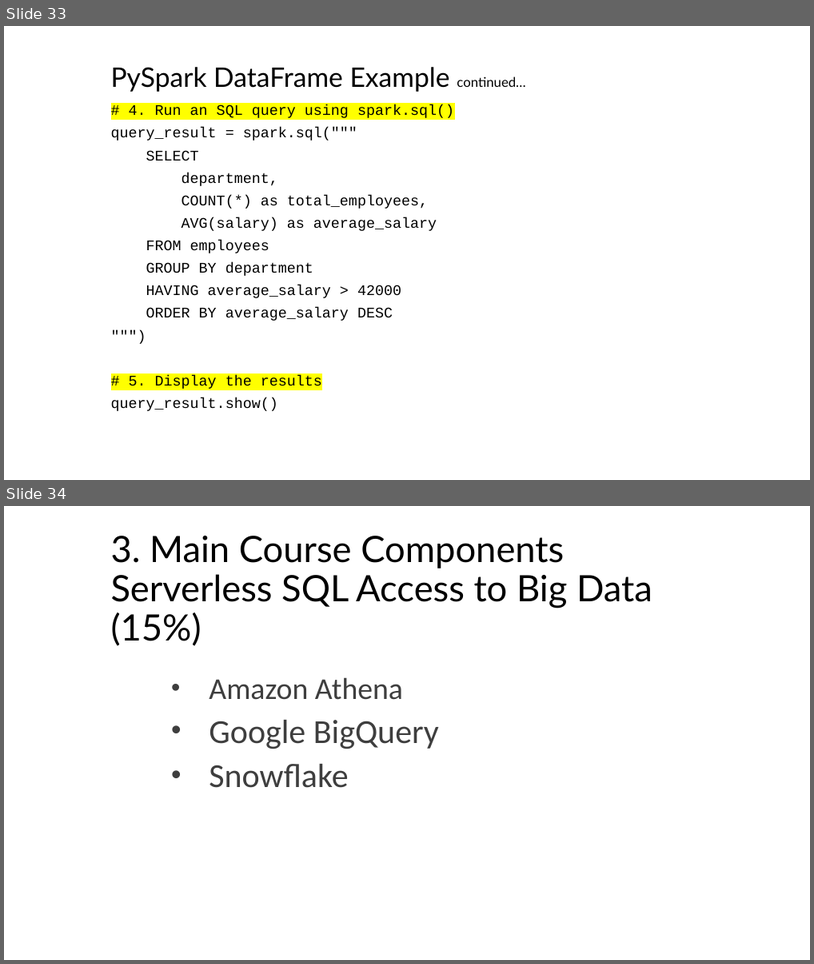
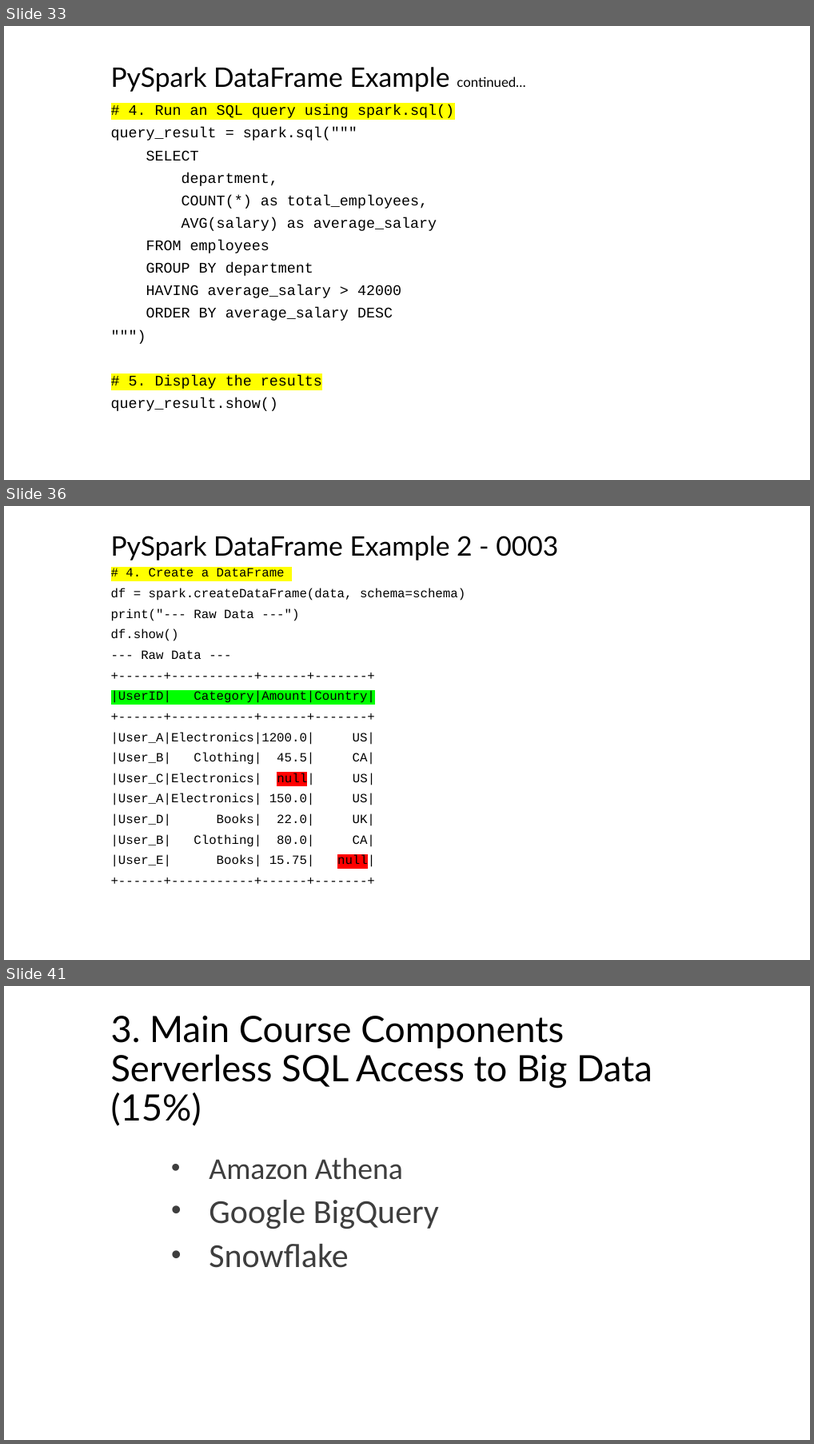
Before and after one commit to mahmoudparsian/big-data-modeling, a slide deck: course_information/COURSE_OUTLINE_10_WEEKS.pptx. Shown one above the other, each under a label of ours: slides 33 and 34 before the commit, slides 33, 36 and 41 after it; the slides between them are not shown. The pictures are 814x964 and 814x1444 pixels, drawn with LibreOffice and Linux fonts; fonts in the diff are those of the drawing; background and template pictures are left out. Boxes give left, top, right and bottom in pixels: in the first picture for what was removed or moved away, otherwise in the second. Text is boxed around its words. In the diff, an @@ line names an element or a change of style, - is before the commit and + after.

```diff
--- a/course_information/COURSE_OUTLINE_10_WEEKS.pptx
+++ b/course_information/COURSE_OUTLINE_10_WEEKS.pptx
@@ slide 36 added at <box>4,506,810,960</box>, background #FFFFFF @@
@@ title added at <box>111,536,558,560</box>, 32 pt, text #000000 @@
+PySpark DataFrame Example 2 - 0003
@@ subtitle added at <box>111,568,466,868</box>, 15 pt, text #000000 @@
+# 4. Create a DataFrame
+df = spark.createDataFrame(data, schema=schema)
+print("--- Raw Data ---")
+df.show()
+--- Raw Data ---
++------+-----------+------+-------+
+|UserID| Category|Amount|Country|
++------+-----------+------+-------+
+|User_A|Electronics|1200.0| US|
+|User_B| Clothing| 45.5| CA|
+|User_C|Electronics| null| US|
+|User_A|Electronics| 150.0| US|
+|User_D| Books| 22.0| UK|
+|User_B| Clothing| 80.0| CA|
+|User_E| Books| 15.75| null|
++------+-----------+------+-------+
@@ what was slide 34 is now slide 41 @@
```
Also in this commit, not shown: 6 other slides added, 1 other file.
